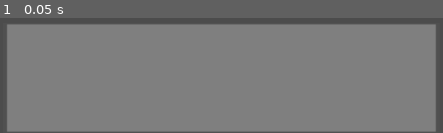
Above: before the commit, frame 1.
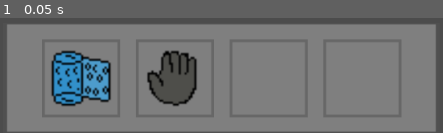
Above: after the commit, the same moment.

Repository: qntbre/epicgamejam
Game: Godot game, scene res://Scenes/Player.tscn
Two runs of this game, one before a commit and one after it. Both use one fixed random seed, a clock stepped at 60 frames per second and the inputs below.
Inputs:
- Up to frame 1 (0.05 s): no input

The runs differ from the first frame. In frame 1, 9.7% of the frame differs, in the area x 11-45%, y 27-77%.

Commit message:
player work

Diff:
--- a/Scenes/Player.tscn
+++ b/Scenes/Player.tscn
@@ -1,6 +1,5 @@
-[gd_scene load_steps=4 format=2]
+[gd_scene load_steps=3 format=2]
 
-[ext_resource path="res://Scenes/Inventory.tscn" type="PackedScene" id=1]
 [ext_resource path="res://Scenes/GameData.tscn" type="PackedScene" id=2]
 [ext_resource path="res://Scripts/Player.gd" type="Script" id=3]
 
@@ -8,5 +7,3 @@
 script = ExtResource( 3 )
 
 [node name="GameData" parent="." instance=ExtResource( 2 )]
-
-[node name="Inventory" parent="." instance=ExtResource( 1 )]
--- a/Scripts/Player.gd
+++ b/Scripts/Player.gd
@@ -8,7 +8,7 @@
 
 # Called when the node enters the scene tree for the first time.
 func _ready():
-	#setup()
+	setup()
 	pass
 
 func setup():
